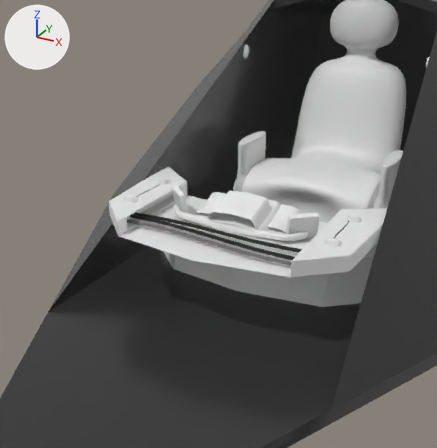
Renders of the FBX model Assets/Models/Ships/Ship0/Cabines.fbx from each side of a commit.
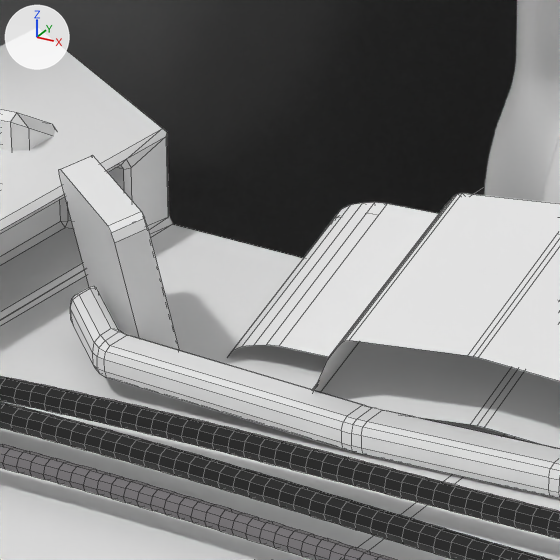
Old and new are each drawn from a camera (50 mm lens) standing at (1.424, -4.636, 1.128) and looking at (-0.103, -1.86, -0.26) and again close up on the part from 37% to 56% of the width and 36% to 54% of the height. Arrows for +X, +Y and +Z are at upper left; the lights stay in place. The close-ups show mesh edges as thin lines. Where no turn or scale is listed for an object, it has been applied to the vertices.
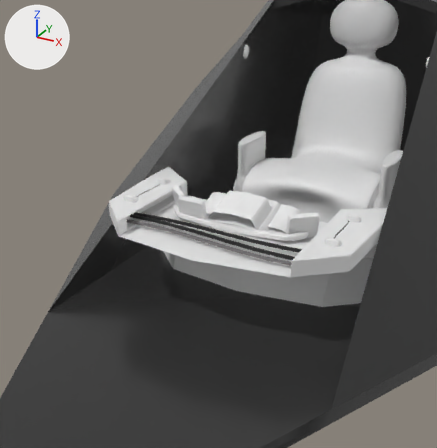
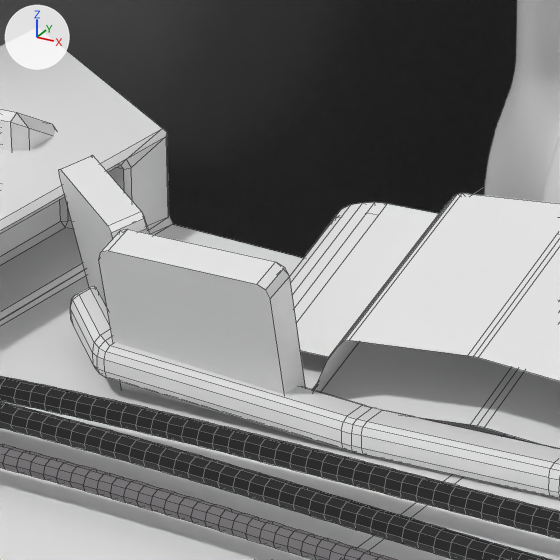
Boxes [x1, y1, x2, y2] around the edits, measured in the close-ups (560 x 560 px):
'Cube.004', added
    after: [99, 229, 306, 415]

What changed in the scene script:
```text
Add mat_material_019:
    mat_material_019 = principled_material('Material.019')
    mat_material_019.base_color = (0.0242, 0.0242, 0.0242)  # black #2b2b2b
Add mat_material_020:
    mat_material_020 = principled_material('Material.020')
    mat_material_020.base_color = (0.8, 0.8, 0.8)  # white #e7e7e7
Add me_cube_008_1:
    me_cube_008_1.from_pydata(...)  # 26 vertices, 22 faces; spans x -0.084..0.085, y -0.032..0.035, z -0.104..0.05
    # faces by material slot: [21, 1]
    me_cube_008_1.materials.append(mat_material_020)  # white #e7e7e7
    me_cube_008_1.materials.append(mat_material_019)  # black #2b2b2b
Add ob_cube_004:
    ob_cube_004 = bpy.data.objects.new('Cube.004', me_cube_008_1)
    ob_cube_004.location = (-0.2477, -1.9066, -0.1639)
```
